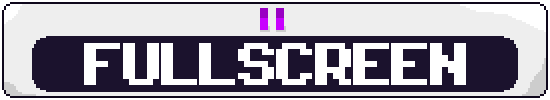
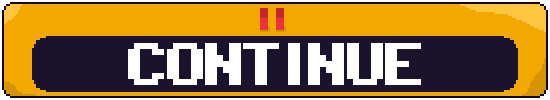
Revision of a layered 550 x 100 image; what changed, layer by layer:
renamed "FULLSCREEN" to "CONTINUE", painted on it over [84, 43, 466, 85]
hid "Layer 6" over [4, 4, 546, 96]
showed "Layer 1" over [4, 4, 546, 96]
